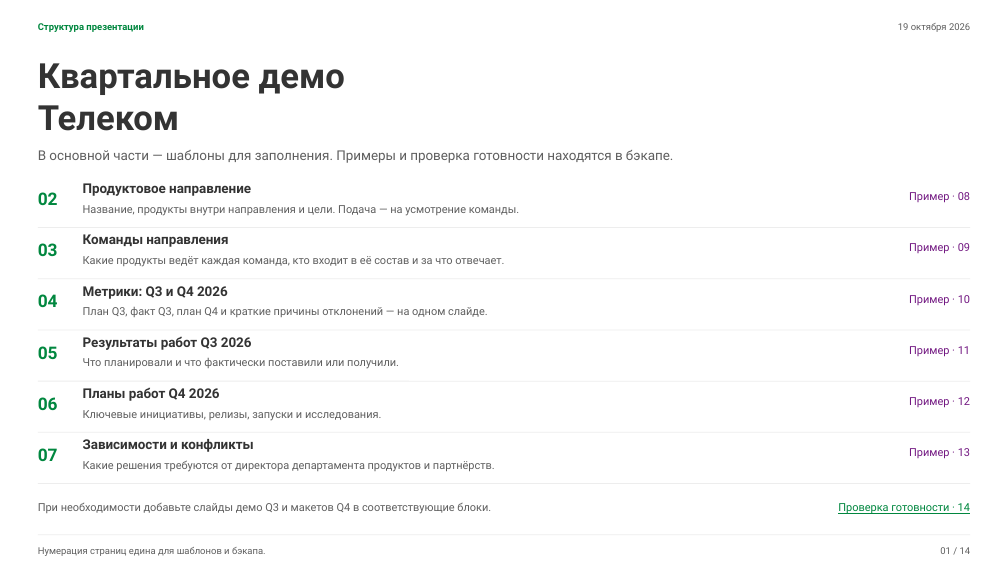
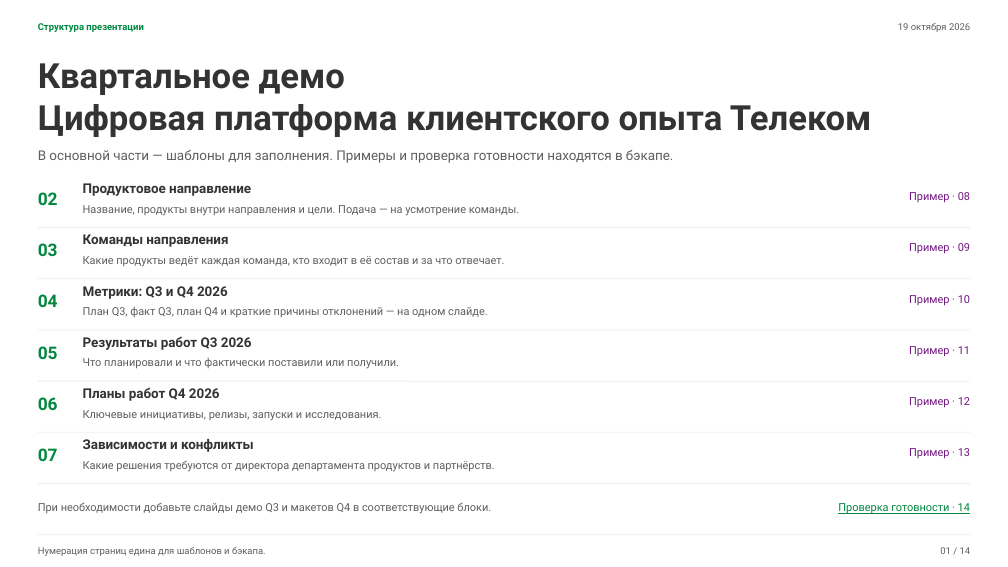
Before and after one commit to bbenicore-web/bencode, a slide deck: slide 1 of presentations/Квартальное_демо_Телеком_19.10.2026.pptx. Drawn at 1008x567 pixels with LibreOffice and Linux fonts; fonts in the diff are those of the drawing. Boxes give left, top, right and bottom in pixels: in the first picture for what was removed or moved away, otherwise in the second. Text is boxed around its words. In the diff, an @@ line names an element or a change of style, - is before the commit and + after.

```diff
--- a/presentations/Квартальное_демо_Телеком_19.10.2026.pptx
+++ b/presentations/Квартальное_демо_Телеком_19.10.2026.pptx
@@ text at (x1=38, y1=104, x2=871, y2=137): text changed @@
-Телеком
+Цифровая платформа клиентского опыта Телеком
```
Also in this commit, not shown: 7 other slides changed, 4 other files.
